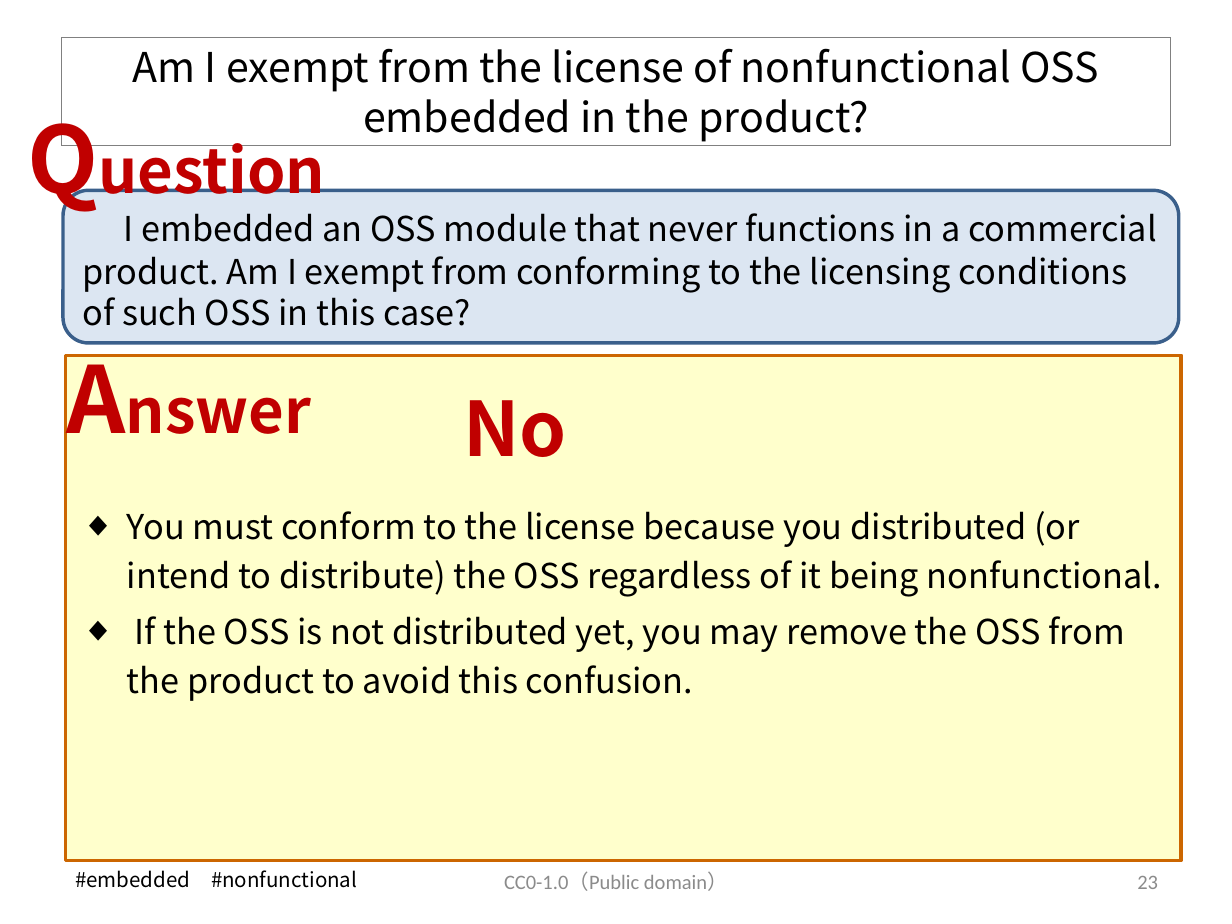
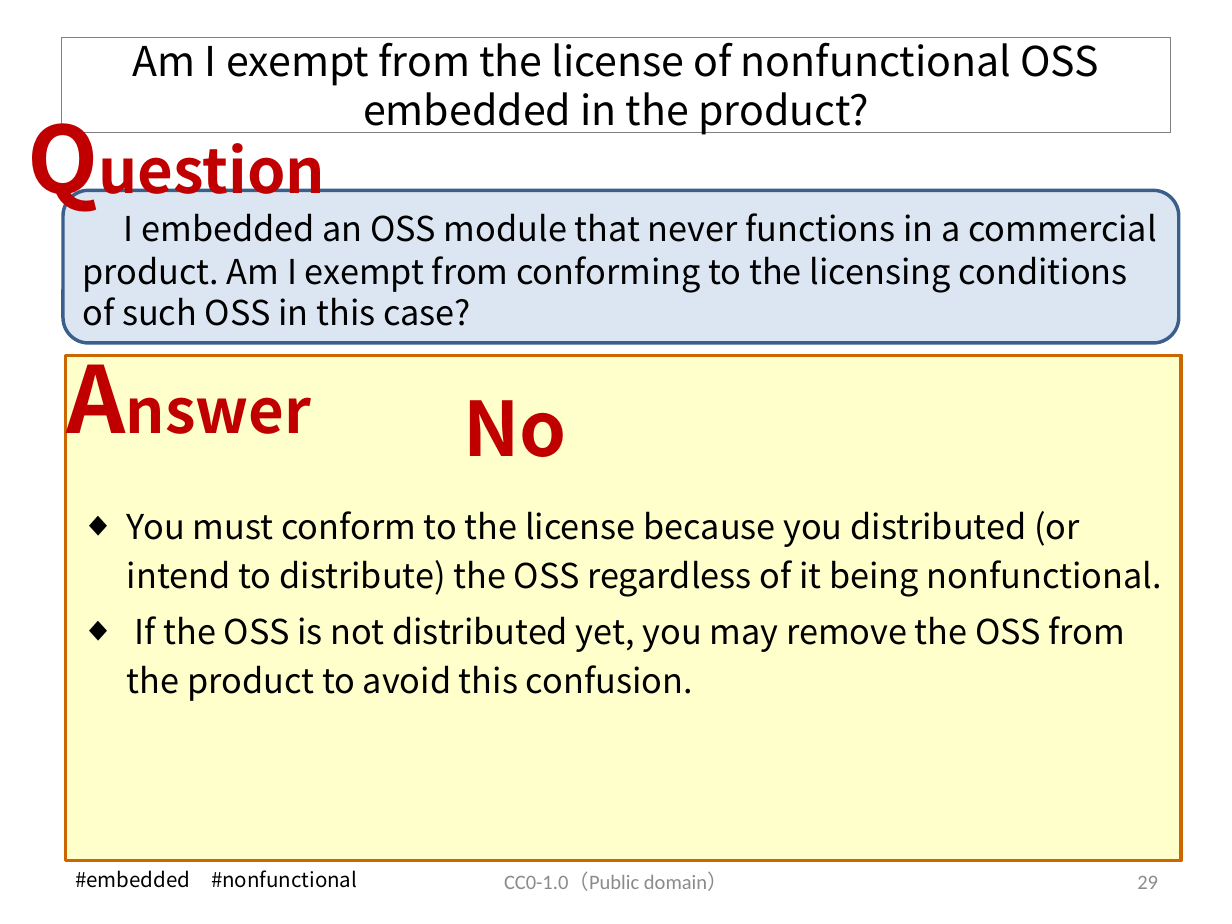
Before and after one commit to OpenChain-Project/OpenChain-JWG, a slide deck: slide 30 of Education_Material/FAQ/Misunderstandings_of_OSS_licenses_CC0.pptx (slide 24 before the commit). Drawn at 1232x924 pixels with LibreOffice and Linux fonts; fonts in the diff are those of the drawing. Boxes give left, top, right and bottom in pixels: in the first picture for what was removed or moved away, otherwise in the second. Text is boxed around its words. In the diff, an @@ line names an element or a change of style, - is before the commit and + after.

Commit message:
Frequent Misunderstandings of OSS licenses V6

```diff
--- a/Education_Material/FAQ/Misunderstandings_of_OSS_licenses_CC0.pptx
+++ b/Education_Material/FAQ/Misunderstandings_of_OSS_licenses_CC0.pptx
@@ title "Am I exempt from the ...": place and size @@
-title "Am I exempt from the ..." at box(62, 37, 1170, 145)
+title "Am I exempt from the ..." at box(62, 37, 1170, 132)
@@ page number at box(1137, 876, 1158, 889): text changed @@
-23
+29
```
Also in this commit, not shown: 21 other slides changed, 13 slides added.
